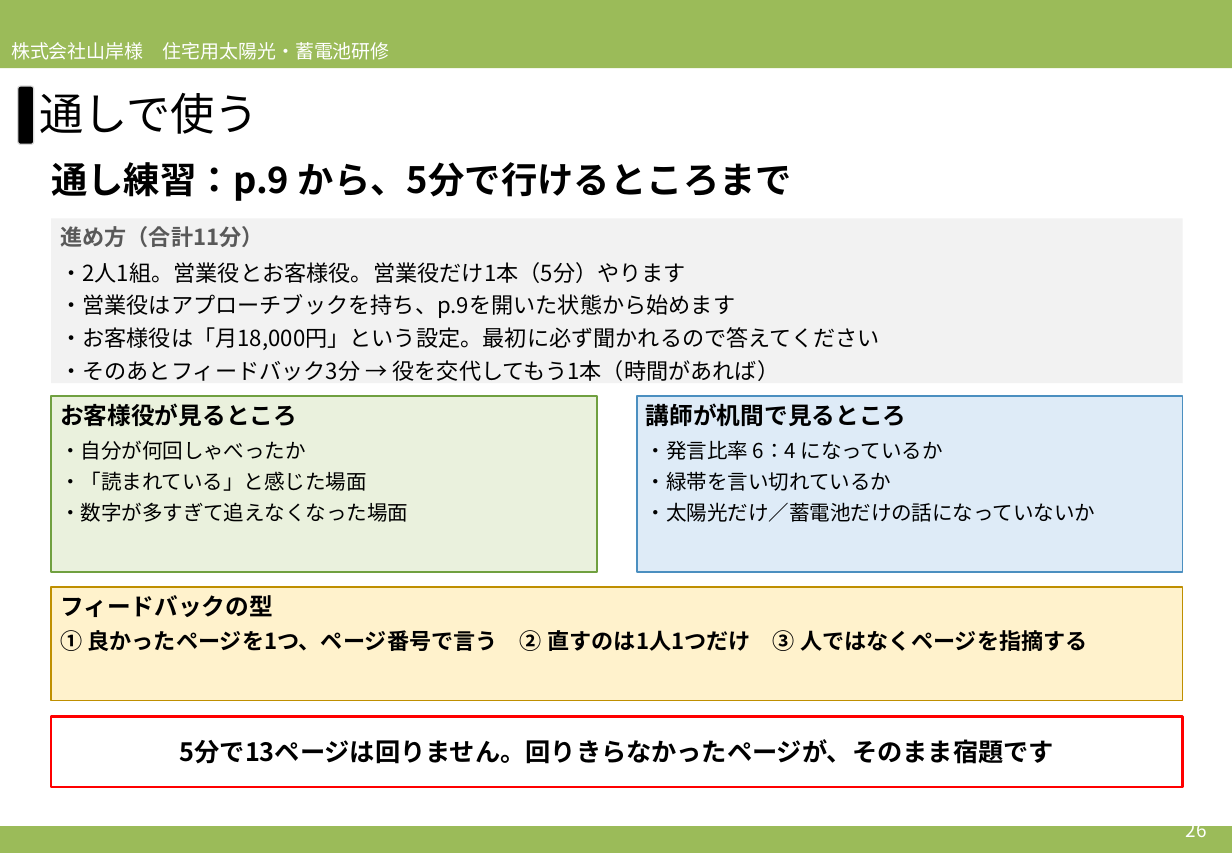
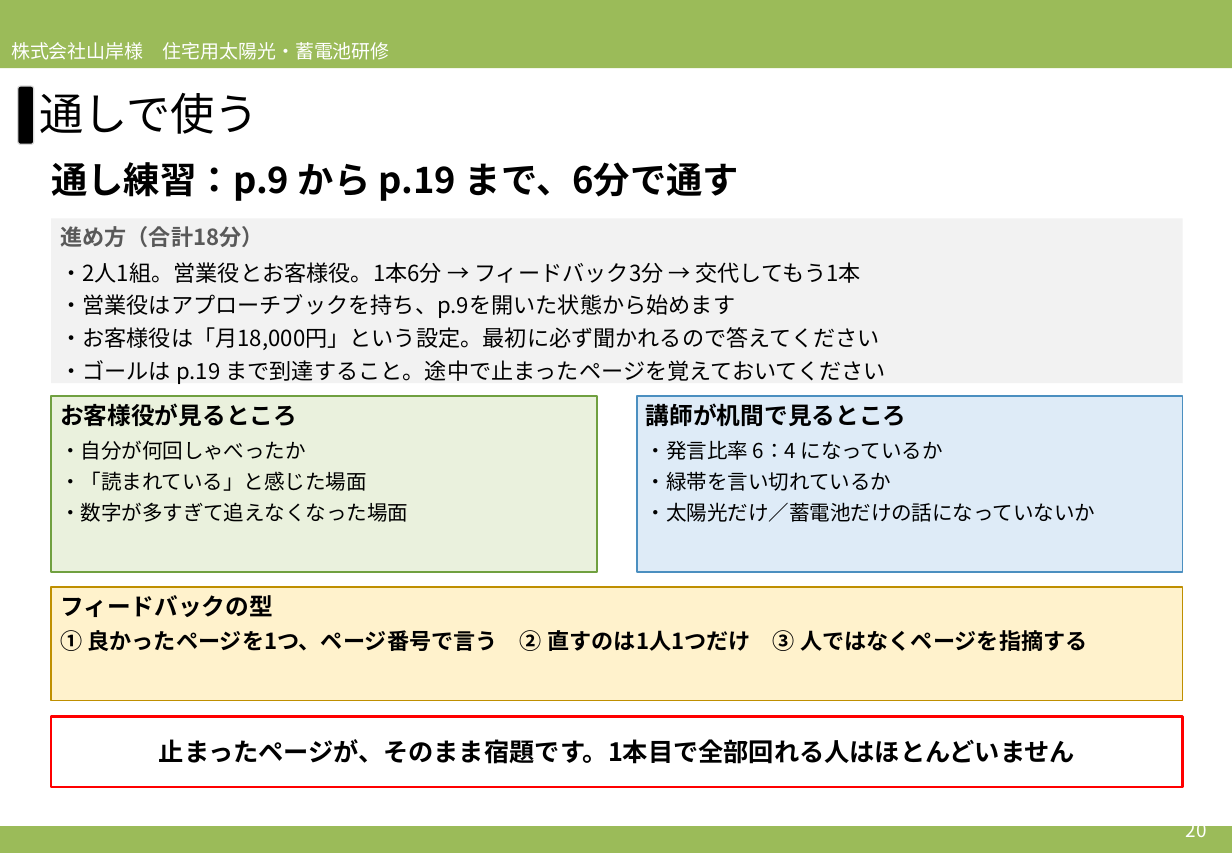
Before and after one commit to soshiro-iki-sys/-, a slide deck: slide 20 of slides/2026営業研修_必要性訴求パート_アプローチブックの伝え方.pptx (slide 26 before the commit). Drawn at 1232x853 pixels with LibreOffice and Linux fonts; fonts in the diff are those of the drawing. Boxes give left, top, right and bottom in pixels: in the first picture for what was removed or moved away, otherwise in the second. Text is boxed around its words. In the diff, an @@ line names an element or a change of style, - is before the commit and + after.

```diff
--- a/slides/2026営業研修_必要性訴求パート_アプローチブックの伝え方.pptx
+++ b/slides/2026営業研修_必要性訴求パート_アプローチブックの伝え方.pptx
@@ text at (51, 162, 740, 201): text changed @@
-通し練習：p.9 から、5分で行けるところまで
+通し練習：p.9 から p.19 まで、6分で通す
@@ text in rectangle at (60, 226, 861, 283): text changed @@
-進め方（合計11分）
-・2人1組。営業役とお客様役。営業役だけ1本（5分）やります
+進め方（合計18分）
+・2人1組。営業役とお客様役。1本6分 → フィードバック3分 → 交代してもう1本
@@ text in rectangle at (60, 360, 886, 384): text changed @@
-・そのあとフィードバック3分 → 役を交代してもう1本（時間があれば）
+・ゴールは p.19 まで到達すること。途中で止まったページを覚えておいてください
@@ text in rectangle at (159, 739, 1075, 764): text changed @@
-5分で13ページは回りません。回りきらなかったページが、そのまま宿題です
+止まったページが、そのまま宿題です。1本目で全部回れる人はほとんどいません
@@ text at (1186, 818, 1207, 837): text changed @@
-26
+20
```
Also in this commit, not shown: 8 other slides changed, 6 slides removed, 2 other files.
